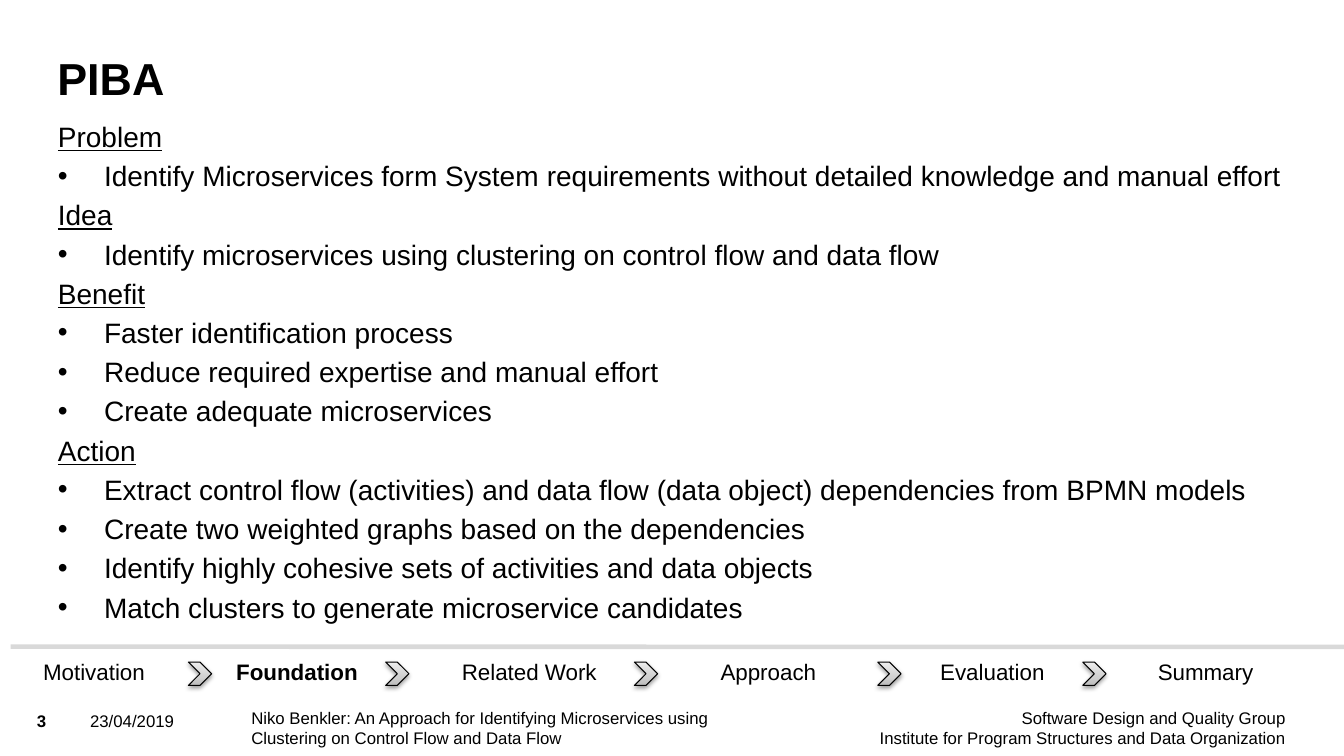
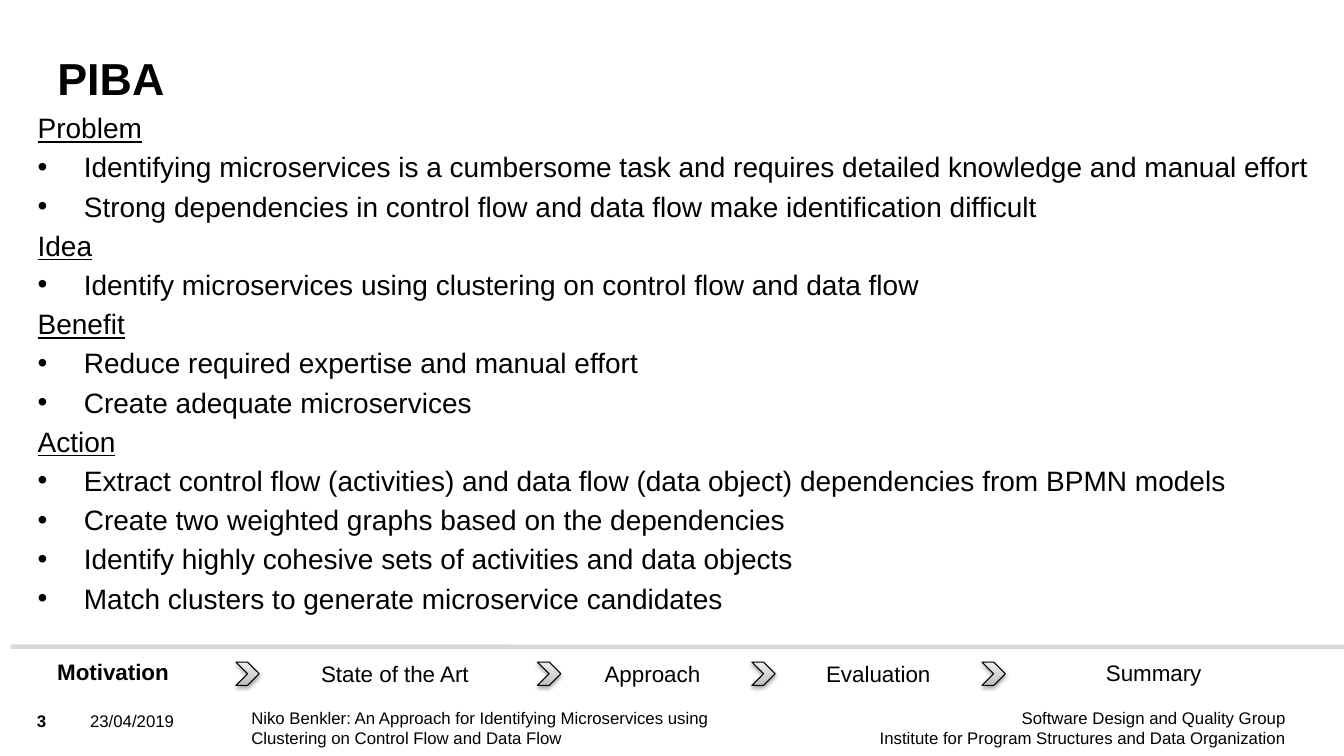
Before and after one commit to Benkler/BA, a slide deck: slide 3 of Vortrag/BA_Niko_Benkler_Presentation.pptx. Drawn at 1344x756 pixels with LibreOffice and Linux fonts; fonts in the diff are those of the drawing; background and template pictures are left out. Boxes give left, top, right and bottom in pixels: in the first picture for what was removed or moved away, otherwise in the second. Text is boxed around its words. In the diff, an @@ line names an element or a change of style, - is before the commit and + after.

Commit message:
Presentation finished

```diff
--- a/Vortrag/BA_Niko_Benkler_Presentation.pptx
+++ b/Vortrag/BA_Niko_Benkler_Presentation.pptx
@@ text "Problem": place and size @@
-text "Problem" at (58, 126, 1280, 623)
+text "Problem" at (38, 117, 1307, 614)
@@ text at (84, 156, 1307, 222): text changed @@
-• Identify Microservices form System requirements without detailed knowledge and manual effort
+• Identifying microservices is a cumbersome task and requires detailed knowledge and manual effort
+• Strong dependencies in control flow and data flow make identification difficult
@@ text at (104, 322, 453, 348): paragraph removed @@
-• Faster identification process
@@ text "Motivation": place and size @@
-text "Motivation" at (43, 663, 145, 681)
+text "Motivation" at (57, 663, 169, 681)
@@ text "Motivation" at (57, 663, 169, 681): bold on @@
@@ text "Approach": place and size @@
-text "Approach" at (721, 663, 817, 685)
+text "Approach" at (605, 665, 701, 687)
@@ text "Evaluation": place and size @@
-text "Evaluation" at (940, 663, 1044, 681)
+text "Evaluation" at (826, 665, 930, 683)
@@ text "Summary": place and size @@
-text "Summary" at (1158, 664, 1254, 685)
+text "Summary" at (1106, 665, 1202, 686)
@@ chevron: place and size @@
-chevron at (189, 662, 212, 686)
+chevron at (236, 662, 259, 686)
@@ text removed at (236, 663, 357, 681) @@
-Foundation
@@ text added at (321, 665, 469, 683), 16 pt, text #000000 @@
+State of the Art
@@ chevron removed at (386, 662, 409, 686) @@
@@ text removed at (462, 663, 597, 681) @@
-Related Work
@@ chevron: place and size @@
-chevron at (634, 662, 657, 686)
+chevron at (537, 662, 561, 686)
@@ chevron: place and size @@
-chevron at (878, 662, 901, 686)
+chevron at (752, 662, 775, 686)
@@ chevron: place and size @@
-chevron at (1083, 662, 1106, 686)
+chevron at (982, 662, 1005, 686)
```
Also in this commit, not shown: 18 other slides changed, 6 slides added, 3 slides removed, 12 other files.
